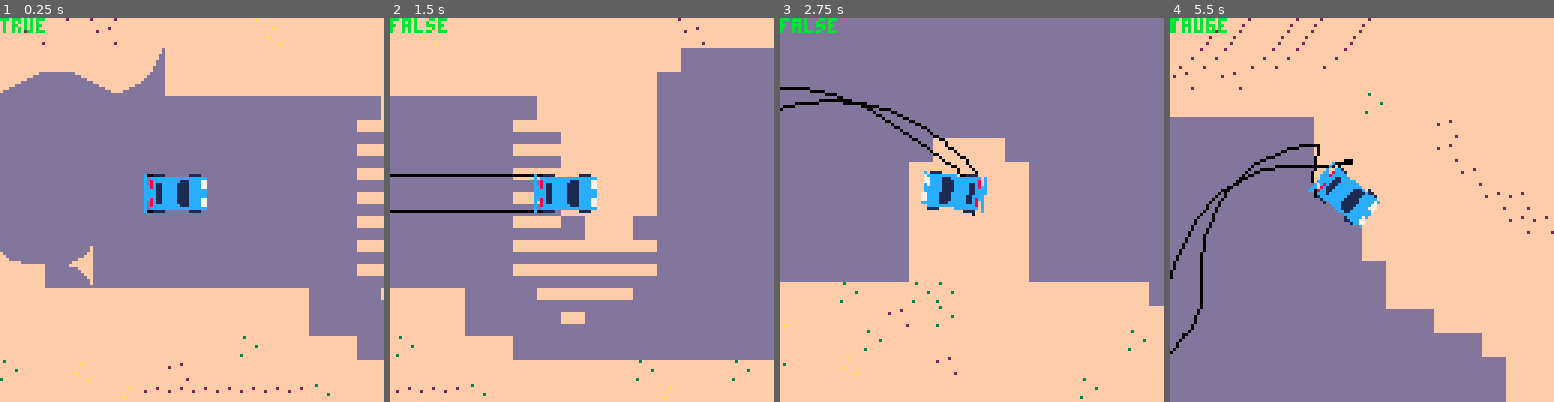
Above: before the commit, frames 1-4 (left to right).
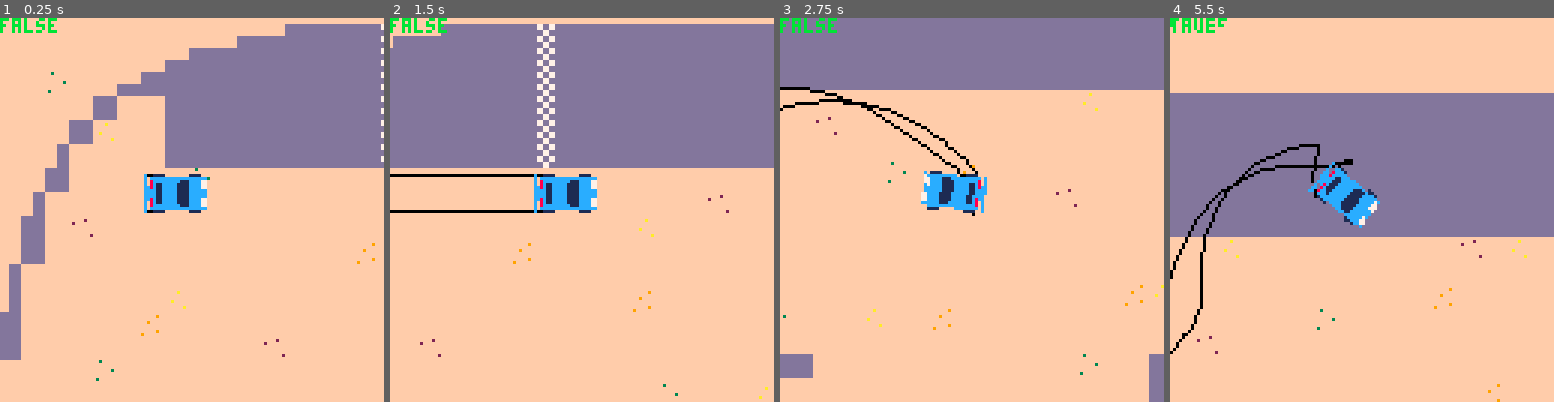
Above: after the commit, the same moments.

Repository: graearea/pico8
Game: PICO-8 cartridge skidmarks.p8
The game is run twice, just before and just after one commit, with the same random seed, the same clock (stepped at 60 frames per second) and the same inputs.
Inputs:
- Up to frame 1 (0.25 s): no input
- Up to frame 2 (1.5 s): no input
- Up to frame 3 (2.75 s): hold Right 1.6-2.1 s; hold Right from 2.47 s (still down)
- Up to frame 4 (5.5 s): release Right at 3.03 s; hold Left 3.08-3.58 s; hold Right 4.02-4.68 s; hold Left from 5.08 s (still down)

The runs differ from the first frame. In frame 1, 49% of the frame differs, in the area x 0-100%, y 0-100%; in frame 2, 57%; in frame 3, 40%; in frame 4, 53%.

Commit message:
recreating map from scratch

Diff:
--- a/skidmarks.p8
+++ b/skidmarks.p8
@@ -325,47 +325,49 @@
 
 
 
+
+
 __map__
-0000000505050000000000070000000000000000000005000000000000050500050500050000000000000000000000000000000000000000000000000000000000000000000000000000000000000000000000000000000000000000000000000000000000000000000000000000000000000000000000000000000000000000
-0000050000050000000000000700000000000000000000050000010000050000000000000000000000040000000000000000000000000000000505050000000000000000000000000000000000000000000000000000000000000000000000000000000000000000000000000000000000000000000000000000000000000000
-00000000000000360000000000000000000000000000001a1b1c1a1b1c1a1a1b1c1a1a1b1c1a1b000000000005000000000000000000000505050000000000001a1b1c1a1b1c1a000000000000000000000000000000000000000000000000000000000000000000000000000000000000000000000000000000000000000000
-0024251b2627343500000000000000000000000000002a1a1b1c1a1b1c1c1a1b1c1c2a2b2c2a2b000000000005000000000000000000050500000000000000001a1b1c1a1a1b1c1a1b1c1a0005000005000005000500000500000005000000000500000000000000050000000000050000000500000505000000000000000000
-001a1b2a2b2c1c1a1b2a2b2c1a1b2a2b2c00000000001a2a2b2c2a2b2c2c2a2b2c2c1a1b2a2b2c0000000000000500000000000000000500000000001a1b1c1a2a2b2c2a1a1b1c1a1b1c1a1b1c1a1b1c1a0000000000000000000000000000000000000000000000000000000000000000000000000000000000000000000000
-002a2b2c2a2b2c2a2b2c2a2b2a2b2c2a1414000000002a1a1b2a2b2c1c1c2b2c1c1c1a1b1c1a1b1c1a0000000000050500000000000500000000001a1a1b1c1a1a1b2a2b2a2b2c2a2b2c1a1b1c1a1b1a1b1c1a1b1c1a000000000000000000000000000000000000000000000000040404000000000000000000000000000000
-001a1b1c1a1b1c1a1b1c1a1b1a1b1c1a1414000000001a2a2b2c2a2b2c2c2a2b2c2c1a1b1c1a1b1c1c0000000000000505050000000500000000001a2a2b2c2a2a2b2c2a1a1b2a2b2c1c2a2b2c2a2b1a1b1c1a1b1c1c000000000000000000000000000004000004000004000000000000000000000000000000000000000000
-002a2b2c2a1a1b1c1a1a1b1c1a1b1c1a1414000000002a1a1b1c1a1b1c1c1a1b1c1c2a2b2c2a2b2c2c0000000000000000000505050500001c1a1b1b1a1b2a2b1a1b1c1a2a2b2c2a2b2c1a1b2a2b2c2a2b2c2a2b2c2c000004000000000000000400040000000000000000000000000000000000000000000000000000000000
-001a1b1c1d1a1b1c1a1a1b1c1a1b1c1c1414000000001a2a2b2c2a2b2c2c2a2b2c1a1a1b2a2b2c1c1c1b000000000000000000000000001b1a1b1c1a2a2b2c2a2a2b2c2a1a1b1c1a1b1c2a2b2c2a2b1a1b1a1b1c1a1b1c1a00000000000000000004000005000700000000000000000000000000000000000000000000000000
-002a2b2c2d2a2b2c2a2a2b2c2a2b2c2c14142a00002a1a1b1c1a1b1c2a0000002a1a2a2b2c2a2b2c2c1b000000000000000000000000002b1a1b1c2a1a1b1c1a1b1c1c1b2a2b2c2a2b2c1a1b1c1a1b2a2b1a1b1c1a1b1c1c00000000000000000004000500000705000000000000000000000000000000000000000000000000
-003a3b3c3d1a1b2a2b1a1b2a2b2c1c1c1414141414142a2b2c2a2b2c00000000002a1a1b1c1a1b1c1c2b1a1a000000000000000000001a1b2a2b2c1a2a2b2c2a2b2c2c000000000000002a2b2c2a2b1a1b2a2b2c2a2b2c2c0005000000000000001a1b1c1a1b1c1a000000000000000000000000000000000000000000000000
-0000000c0d2a2b2c2a2a2b2c2a2b2c2c1414141414141a1b2a2b2c1c00000000001a2a2b2c2a2b1a1b1c1a1b1a1a000000000000002c1a1b1a1b2a2a2b2c2a2b2c2c000000000000000000000700002a2b1a1b1a1b1c1a1b1c1a000000000000001a1b1c1a1b1c1c070004000000000000000400000400040400000000000000
-00000000000000000000000000001c1c2a141414142a2a2b2c2a2b2c00000000002a2b2c2a2b2c1a1a1b1c1a1b1c1a0000000000001c2a2b2a2b2c2a2b2c2c0000000000000000000000000000000000002a2b1a1b1c1a1b1c1c000000000000002a2b2c2a2b2c2c000007000004000000000000040000040400000000000000
-00000000000000000000000000002c2c1a1b141c2b1a1a1b1c1a1b1c00000000001a1b1c1a1b1c2a1a1b1c1a1b1c1c00000000002b2c1a1b1a1b1c1a1b1c1c0000000000000000000000000000000000001a1b2a2b1a1b1c1a1b1c1a00000000001a1b2a2b2c1c1c000000000000000000000000000000000000000000000000
-000000000000000000000004000000002a2b2c2c3b2a2a2b2c2a2b2c00000000002a2b2c2a2b2c1a2a2b2c2a2b2c2c000000001a1b1c2a2b2a2b2c2a2b2c2c000000001a1b1c1a1b1c1a000000000000002a2b1a1b1a1b1c1a1b1c1c00000000002a2b2c2a2b2c2c000007000000070507000000000500000000000000000000
-00040000070000000500000000000000000000000004000000040000040400000000000000001a2a1a1b2a2b2c1c1c000700001a1b1c1a1b1c1a1b1c1c0000000000001a1b1c1a1b1c1c0000000000000000002a2b2a1a1b1c1a1b1c1a000000001a1b1c1a1b1c1c000000000000070000000707070707070700000000000000
-0000000000000705050505050505040000000000000007000000000500040000000000000000001a2a2b2c2a2b2c2c000000002a2b2c2a2b2c2a2b2c2c0000001a1b1c1a1b1c1a2b2c2c1a00000000000000001a1b1a1a1b1c1a1b1c1c000000002a2b2c2a2b2c2c000000000000000000000000000000000007070000000000
-0000000000050500000700000000050500050005000700000000040000000000000000000004002a1a1b1a1b1c1a1a1b1c1a1b1a1b2a2b2c1c1c0000000000001a1b1c1a1b1c1c2c1c1c1c1b1c1a00000000002a2b2a2a2b2c2a2b2c2c000000001a1b1c1a1b1c1a000000000000000000000000000000000000050000000000
-000000050005000500000000070000000505070705000400000700000005000000000000000000002a2b1a1b1c1a1a1b1c2a2b2a2b2c2a2b2c2c0000000000002a2b2c2a2b2c2c2b2c2c2c1b1c1c000000000000001a1a1b2a2b2c1c1c000000001a1b1c1a1b1c1c000000000000000000000000000000000000050000000000
-000000000500000000000000000004000007000000050000000000000000000000000004000000001a1b2a2b2c2a2a2b2c1a1b1a1b1c1a1b1c1c0000001a1b1c1a1b1c1a2c1c1c1b1c1c1c2b2c2c000000000000002a1a1b1c1a1b1c1a000000002a2b2c2a2b2c2c000000000000000000000000000007000000000000000000
-000000000500000000000000000000000000000700000000000000040000070000000000000000001a1b1a1b2a2b1a1b2a2a2b2a2b2c2a2b2c2c0000001a1b1c1a1b1c1c2b2c2c2b2c2c2c2c1c1c1a000000000000001a1b1c1a1b1c1c070000001a1b2a2b2c1c1c000000000000000000000000000000000000050000000000
-000000000000000000000000000000000000000000000700000000000000000000070000000000042a2b2a2b2c1a2a2b2c1a1b1c1a1b1c1c00000000052a2b2c2a2b2c2c1b1c1c1a1b1c1c2b2c2c1c0000000000001a1b1c1a1b1c1a2c000000072a2b2c2a2b2c2c070007000400000000000000000000000007000000000000
-000000000000000000000000000000000500000005000000000700000000000000000000070000001a1b1a1b1c1a1a1b1c2a2b2c2a2b2c2c00000000001a1b2a2b2c1c1c2b2c2c2a2b2c2c1b1c1c2c0500040400001a1b1c1a1b1c1c1c000500001a1b1c1a1b1c1c000000000404070007000000000000000005000700000000
-000000000005000000050000050000000000000000000000000000000700000000000000000500002a2b2a2b2c2a2a2b2c2a2b2c2c000000000000001a1b1c1a1b1c1a2c0000002a2b2c2a2b2c2c1c1b1c1a04001a1b1c1a1b1c1a2c2c050000052a2b2c2a2b2c2c000000000000000000070007070707070700000000000000
-000000000500000000000000000000000000000000000000000000000005000000000000000000001a1b1c1a1b1a1b2a2b2c1c1c00000005000000001a1b1c1a1b1c1c1c000007002a2b2c2a2b2c2c1b1c1c00001a1b1c1a1b1c1c1c1c050000001a1b1c1a1b1c1a000000000000040000000000000000000707070007000000
-0400000400000000000000000000000000000000000000000000000000000000000000000000000000002c2a2b2a2b2c2a2b2c2c00000000000000002a2b2c2a2b2c2c2c000000001a1b1c1a1b1c1c2b2c2c1c1a1b1c1a2a2b2c2c2c2c000400041a1b1c1a1b1c1c000000000000000000000000000000000000000000000000
-0000000000000004000000000000000000000000000000000000000000000004000000000500000000000000000000000000000000000000000000001a1b2a2b2c1c1c00000000002a2b2c2a2b2c2c2c1c1c1c1a1b1c1c2b2c1c1c1c00050500002a2b2c2a2b2c2c000000000000000400000000000000000000000000070700
-0000000000000000000000040000000000000500000005000005000005000000000000000505000000050000000000000000000000000000000000002a1a1b1c1a1b1c1a000000000005002a2b2c2a2b2c2c2c2a2b2c2c2a2b2c2c2c00050000001a1b2a2b2c1c1c000000000000000000000000000000000500000000000700
-0000000500000000000000000000000000050000000000000000000005050000000000000005000700000000000000040000050500000000000000001a1a1b1c1a1b1c1c000000000000001a1b1c1a1b1c1c2a2b2c1c1c1a1b1c1c0000000000002a2b2c2a2b2c2c070000000000000000040000000000000000000000000700
-0000000000000000000000000004000004000000000000000000000000050000070000000000000000000700000000000000000000000000000000002a2a2b1a1b1c1a1b1c1a00000000002a2b2c2a2b2c2c2c2a2b2c2c2a2b2c2c0000000005001a1b1c1a1b1c1c000000000000000000000000000500000000000000000000
-000000000000000000000000000000000000000004000000000000000000000000050000040000000500000000070000000000000500000500000000001a1b1a1b1c1a1b1c1c000000050000050000001a1b1c1a1b1c1c000000000000000000052a2b2c2a2b2c2c000000000000000000000405000000000000000000000000
-000000000000000000000000000000000000000000000000040000000400000000000000000000000000000000000000070000000000000005000000002a2b2a2b2c2a2b2c2c000000000000000000002a2b2c2a2b2c2c000000000000000005001a1b1c1a1b1c1a000500000005000000000000000000000000000000000000
-…(11 lines of a section not shown)…
+0000000000000000000000000000000000000000000000000000000000000000000000000000000000000000000000000000000000000000000000000000000000000000000400000000000000070000000000000000000000000000000000000000000000060000000000000000000000000000000000000000000000050000
+0000000000000000030202141428282828292828282828282828282828282828282828282828282828282828282828282828282828282828282828282828181818181818181818181818180000000000000000000000000000000000000000000000000000000000000000000000000000000000060000000000000000000000
+0000000000000000143a28282828282828292828282828282828282828282828282828282828282828282828282828282828282828282828282828282828181818181818181818181818180500000000000000000000060000000000000000000000000000000000000000000000000000000000000000000000000000000000
+000000040000143a282828282828282828292828282828282828282828282828282828282828282828282828282828282828282828282828282828282828181818181818181818181818180000000000000400000000000000000000000000000000000000000000000000000000000000000000000000000000000000000000
+00000000003a0000282828282828282828292828282828282828282828282828282828282828282828282828282828282828282828282828282828282828181818181818181818181818180000000000000000000000000000000000060000000000000000040000000000000000000000000400000000000000050000000000
+000000003a070000282828282828282828292828282828282828282828282828282828282828282828282828282828282828282828282828282828282828181818181818181818181818180000000000000000070000000000000000000500070000000000000000000005000000000000000000000000070000000000000000
+0000001600000000282828282828282828292828282828282828282828282828282828282828282828282828282828282828282828282828282828282828181818181818181818181818180000000000000000000000000000000000000000000000000000000000000000000000000000000000000000000000000000040000
+0000003a00000000000400000000000000000000000000000000000000000000000000070000000000000000000500070000000000000000050000000000000000000000000700000000000000000000000000000000000000000000060000000000000000000000000000000000000000000000000000000000000000000000
+0600160000000000000000000000000000000000000000000500000000000000000000000000000000000000000000000000000000000000000000000000000000000000000000000000000400000600000000000000000400000000000000000000000000060700000000000000000000060000000000060000000000000000
+00003a0005000000000000000000000000000000000700000000000000000000000000000000000000000000060000000000000000000000000000000000000000000000000000000000000000000000000005000000000000000000000000000000000000000000000000000000000000000000000000000000000000000000
+00003a0000000000000000000000000006000000000000000000000400000600000000000000000400000000000000000000000607000000000000000000000600000000000600000000000000000000000000000000000000000000000000000000000000000000000000060000000000000000000000000000000000000000
+0016000000000000000000000000000000000000000000000000000000000000000005000000000000000000000000000000000000000000000000000000000000000000000000000000000000000000000000000000000000000000000006000000000000000000000000040000000000000000000000000000000000000000
+0016000000000000070000000000000000000000000600000000000000000000000000000000000000000000000000000000000000000000000600000000000000000000000000000000000000000000000000000000000000000000000000000000000000000000000000000000000000000000000000000400000007000006
+003a000000000006000000000000000000000000000000000000000000000000000000000000000000000000000006000000000000000000000400000000000000000000000000000000000000000000000000000006070000000000000000000000000000050000000000000000000000070000050000000000000000000000
+003a000000000000000000000500000000000000000000000000000000000000000000000000000000000000000000000000000000000000000000000000000000000000000004000000070000060000000000000000000000000000000000000000000000000000000000000000000000000000000000000000000000000000
+0000000000040000000000000000000000000000000000000000000000000000000000000006070000000000000000000000000500000000000000000000000700000500000000000000000000000000000000000000000000000500000000000000000000000000000000000000000000000000000000000000000000000000
+0000000000000000000000000000000000000000000004000000070000060000000000000000000000000000000000000000000000000000000000000000000000000000000000000000000000000000000000040000000000000000000000000000000000000000000000000000000000000000000000000000000000000000
+00000005000000000000000000000007000005000000000000000000000000000000000000000000003a3a00000000000000000000000000000000000000000000000000000000000000000000000000000000000000000000000000000000000000000000000000000000000000000000000000000000000000000000000000
+00000000000000000000003a3a3a3a3a3a3a3a3a3a3a3a3a00000000000000000000000400003a3a3a3a003a000000000000000000040000000000000000000000000400000000000000050000000000000000000000000000000000000000000000000004000000000000000000000000040000000000000005000000000000
+0000000000000000000000000000000000003a000000000000000000000000000000000000003a000000003a3a0000000000000000000000000005000000000000000000000000070000000000000000000000000000000000000000000006000000000000000000000500000000000000000000000007000000000000000000
+000000000000000000000000000000000000003a00000000003a3a0400000600003a3a0000003a040000003a000000000000000000000000000000000000000000000000000000000000000000040000060000000000000000040000000000000000000000000000000000000000000000000000000000000000000004000006
+000000000000000000000000000000000000003a00000000003a3a00000000003a3a050000003a000000003a000000000000000000000000000000000000000000000000000000000000000000000000000000000500000000000000000000000000000000000000000000000000000000000000000000000000000000000000
+000000060700000000000000000000060000003a000600003a003a000000003a3a00000000003a0000003a3a000000003a3a000000060700000000000000000000060000000000060000000000000000000000000000000000000000000000000000000006070000000000000000000006000000000006000000000000000000
+0000000000000000000000000000000000003a3a000000003a003a000000003a0000000000003a3a3a3a3a00000006003a3a3a000000000000003a3a0000000000000000000000000000000000000000000000000000000000000000000000000600000000000000000000000000000000000000000000000000000000000000
+0000000000000000000600000000000000003a00000000003a00003a3a00003a0000000000003a3a3a003a3a000000003a003a00000000003a3a00060000000000000000000000000000000000000000000000000000000000000000000000000000000000000000000006000000000000000000000000000000000000000000
+0000000000000000000400000000000000003a000000003a3a3a3a3a0000003a003a3a0000063a000000003a3a0000003a003a000000003a3a0000000000000000000000000000000000000000000000000000000000000000000000000000000000000000000000000004000000000000000000000000000000000000000000
+000000000000000000000000003a0000003a00000000043a000007003a06003a3a3a00000000003a000400003a0000003a003a3a0004003a000000000000000000000000000000000000000000000400000000000000000000000000000000000000000000000000000000000000000000000000000000040000000700000600
+000000000000000000000000003a3a3a3a0000000000003a000000003a00003a000000000000003a000000003a00003a3a3a3a3a0000003a3a3a3a3a0000000000000400000000000500000000000000000000000000000004000000000000000000000000000000000000000000000000000000000000000000000000000000
+00040000000000000000000000040000000000000000003a000000000000003a3a3a00000000043a000000003a00003a0000003a0000003a3a0000000000000000000000000000000000000000000000000000000000000000000000000400000000000000000000000400000000000000000000000000000000000000000000
+000000000000000500000000000000000000060000000000000004000000000005003a3a3a00003a000000003a04003a0000003a3a0000003a3a00000000000000000000000000000000000000000000000004000000000000000000000000000000000500000000000000000000060000000000000004000000000005000000
+0000000000000000000000000000000000000000000000000000000000060000000006000000000000000000000000000000000500000000003a3a3a3a00060000000000000004000000000005000000000000000000000000000000000000000000000000000000000000000000000000000000000000000006000000000600
+0000000000070004000000000000000000000000000000000000000000000000000000000000000000000005000000000000001700000000000000000000000000000000000000000006000000000600000000000000000000000000000000000007000400000000000000000000000000000000000000000000000000000000
+…(11 lines of a section not shown)…
Not shown, changed: 96 lines of the sprite sheet (__gfx__) section of skidmarks.p8
